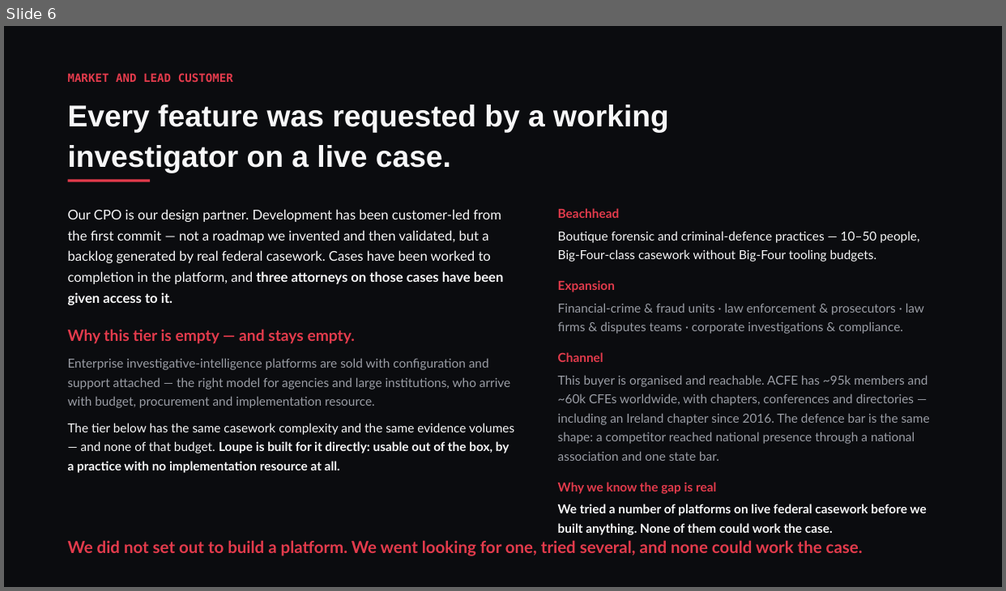
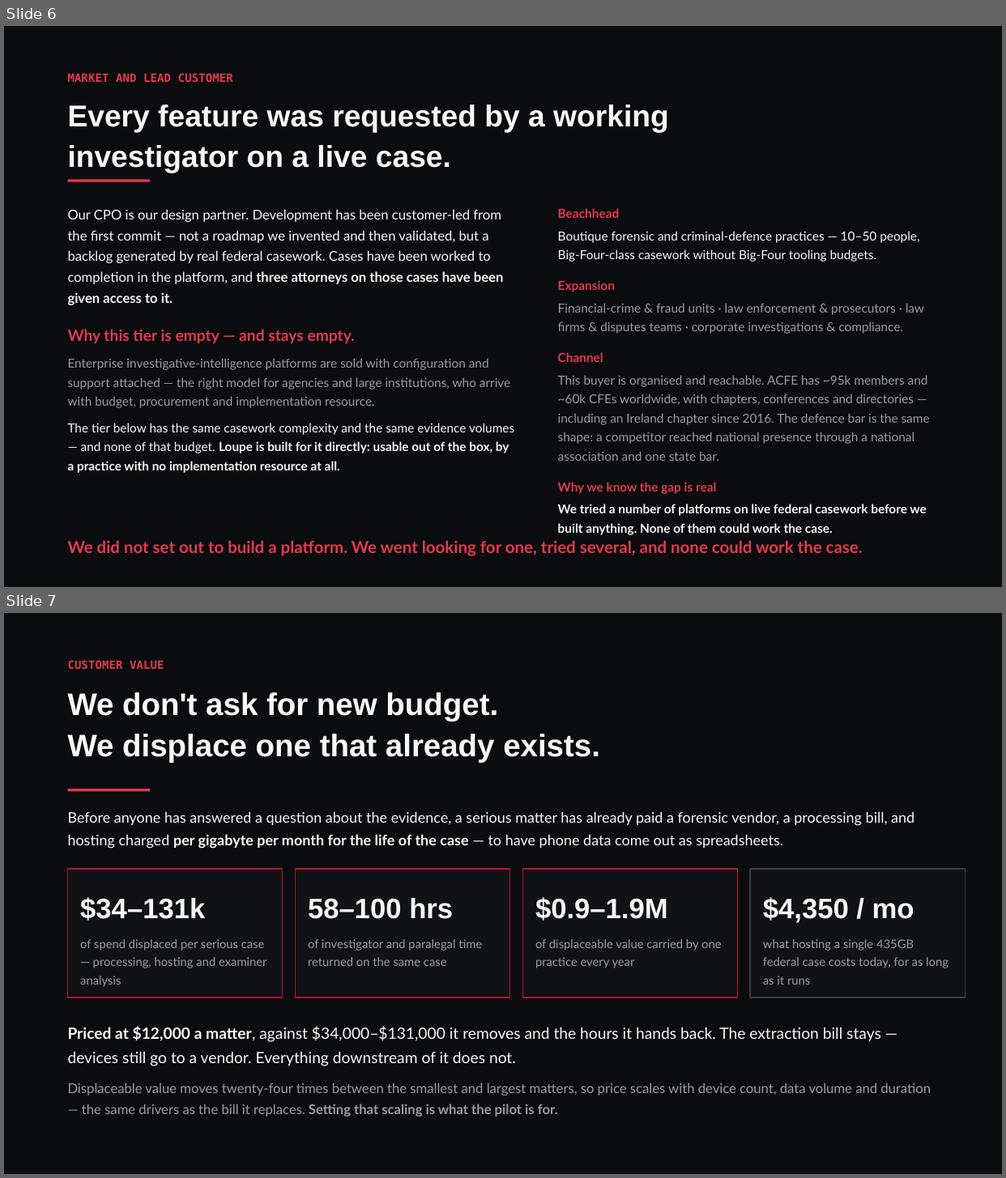
Before and after one commit to conorbowles51/owl-n4j, a slide deck: Loupe-NDRC-deck.pptx. Shown one above the other, each under a label of ours: slide 6 before the commit, slides 6 and 7 after it. The pictures are 1006x591 and 1006x1178 pixels, drawn with LibreOffice and Linux fonts; fonts in the diff are those of the drawing. Boxes give left, top, right and bottom in pixels: in the first picture for what was removed or moved away, otherwise in the second. Text is boxed around its words. In the diff, an @@ line names an element or a change of style, - is before the commit and + after.

```diff
--- a/Loupe-NDRC-deck.pptx
+++ b/Loupe-NDRC-deck.pptx
@@ slide 7 added at (4,613,1002,1174), background #0B0C0F @@
@@ text added at (68,660,164,669), 11 pt, text #E33B4C, bold @@
+CUSTOMER VALUE
@@ text added at (68,692,600,762), 30 pt, text #F7F7F8, bold @@
+We don't ask for new budget.
+We displace one that already exists.
@@ rectangle added at (68,789,150,791), fill #E33B4C @@
@@ text added at (68,811,914,849), 14 pt, text #F7F7F8 @@
+Before anyone has answered a question about the evidence, a serious matter has already paid a forensic vendor, a processing bill, and hosting charged per gigabyte per month for the life of the case — to have phone data come out as spreadsheets.
@@ rectangle added at (68,869,283,998), fill #111216, outline #B41624 1.25 pt @@
@@ rectangle added at (296,869,510,998), fill #111216, outline #B41624 1.25 pt @@
@@ rectangle added at (522,869,738,998), fill #111216, outline #B41624 1.25 pt @@
@@ rectangle added at (750,869,965,998), fill #111216, outline #3B3D44 1.25 pt @@
@@ text added at (80,897,267,987), 11.5 pt, text #9A9DA5 @@
+$34–131k
+of spend displaced per serious case — processing, hosting and examiner analysis
@@ text added at (308,898,482,966), 11.5 pt, text #9A9DA5 @@
+58–100 hrs
+of investigator and paralegal time returned on the same case
@@ text added at (535,897,721,969), 11.5 pt, text #9A9DA5 @@
+$0.9–1.9M
+of displaceable value carried by one practice every year
@@ text added at (763,897,948,985), 11.5 pt, text #9A9DA5 @@
+$4,350 / mo
+what hosting a single 435GB federal case costs today, for as long as it runs
@@ text added at (68,1026,931,1117), 13 pt, text #9A9DA5 @@
+Priced at $12,000 a matter, against $34,000–$131,000 it removes and the hours it hands back. The extraction bill stays — devices still go to a vendor. Everything downstream of it does not.
+Displaceable value moves twenty-four times between the smallest and largest matters, so price scales with device count, data volume and duration — the same drivers as the bill it replaces. Setting that scaling is what the pilot is for.
```
Also in this commit, not shown: 3 other files.
